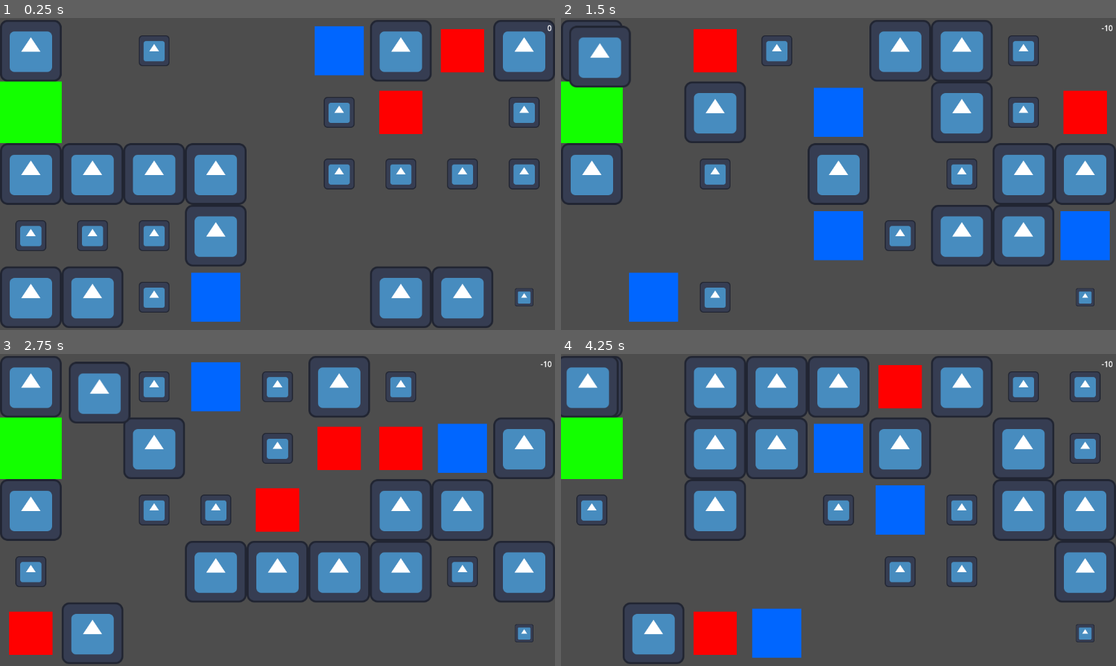
Above: before the commit, frames 1-4 (two rows, left to right).
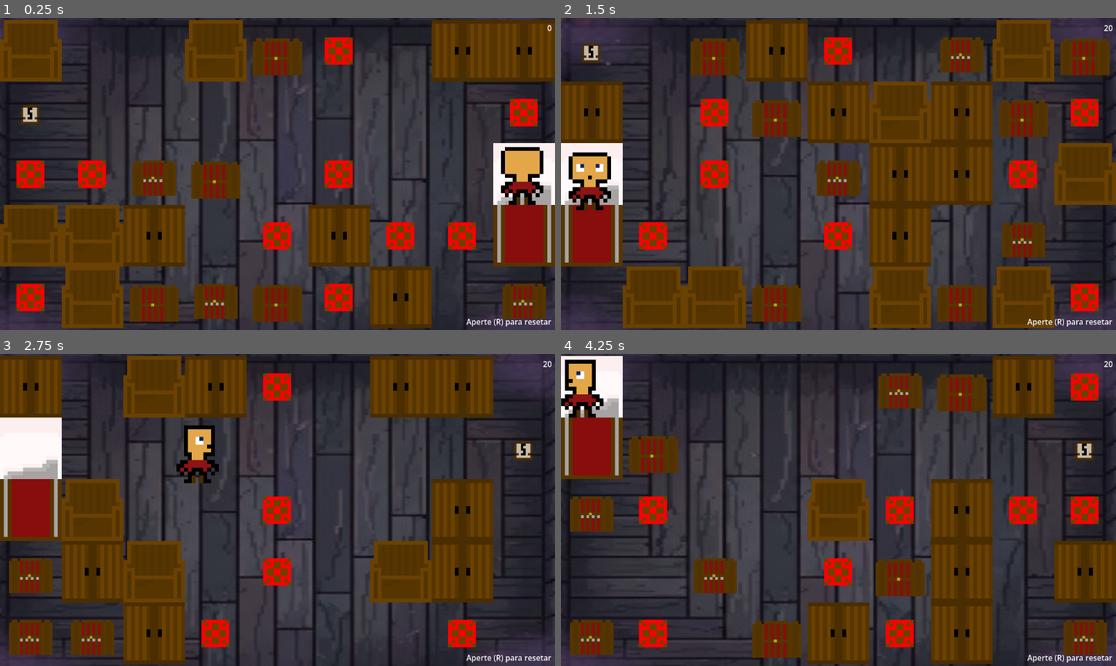
Above: after the commit, the same moments.

Repository: ODonegatti/GameJamGodot4
Game: Godot game, scene res://Cenas/main.tscn
The game is run twice, just before and just after one commit, with the same random seed, the same clock (stepped at 60 frames per second) and the same inputs. The engine's default icon, where the game draws it, is replaced by a stand-in: a white triangle on a blue panel in a dark square.
Inputs:
- Up to frame 1 (0.25 s): no input
- Up to frame 2 (1.5 s): tap R (reset) at 0.5, 1.25 s; hold D (right) 0.53-1.28 s; hold Down (down) from 1.28 s (still down)
- Up to frame 3 (2.75 s): tap R (reset) at 2 s; release Down (down) at 2.03 s; hold D (right) from 2.03 s (still down)
- Up to frame 4 (4.25 s): tap R (reset) at 2.75, 3.5, 4.15 s; release D (right) at 2.78 s; hold W (up) 2.78-3.53 s; hold A (left) from 3.53 s (still down)

The runs differ from the first frame. In frame 1, 77% of the frame differs, in the area x 0-100%, y 0-100%; in frame 2, 81%; in frame 3, 81%; in frame 4, 80%.

Commit message:
VErsão funcional sem musica e menu

Diff:
--- a/fast-despertador/Cenas/main.tscn
+++ b/fast-despertador/Cenas/main.tscn
@@ -10,14 +10,16 @@
 [ext_resource type="PackedScene" uid="uid://bs6xyhjowynwc" path="res://Entidades/ObjetosDoQuarto/puff.tscn" id="5_btbr3"]
 [ext_resource type="PackedScene" uid="uid://bm5ojl0ie4xdd" path="res://Entidades/ObjetosDoQuarto/travesseiro.tscn" id="5_qns0q"]
 [ext_resource type="PackedScene" uid="uid://n71fkc63xxts" path="res://Entidades/mimic.tscn" id="6_jjrtw"]
+[ext_resource type="PackedScene" uid="uid://o3bt30wsuxy6" path="res://Sprites/mimic_jump_scare.tscn" id="7_me8gh"]
 [ext_resource type="PackedScene" uid="uid://p18nxi18rvu" path="res://UI/score.tscn" id="10_7yi6i"]
+[ext_resource type="Texture2D" uid="uid://npgqv17o0vvg" path="res://Sprites/comet-1780313685436-kpr5p10-removebg-preview.png" id="12_irhh0"]
 
 [sub_resource type="RectangleShape2D" id="RectangleShape2D_btbr3"]
 size = Vector2(11.687508, 1156.5)
 
 [node name="Main" type="Node2D" unique_id=1808889044]
 
-[node name="Quarto" type="Node2D" parent="." unique_id=744375203 node_paths=PackedStringArray("pillow", "score") groups=["quarto"]]
+[node name="Quarto" type="Node2D" parent="." unique_id=744375203 node_paths=PackedStringArray("alarm", "pillow", "score") groups=["quarto"]]
 position = Vector2(64, 64)
 script = ExtResource("1_ruij7")
 wardrobe = ExtResource("2_qns0q")
@@ -25,13 +27,15 @@
 chest = ExtResource("4_x6di6")
 puff = ExtResource("5_btbr3")
 mimic = ExtResource("6_jjrtw")
+mimic_jumpscare = ExtResource("7_me8gh")
 bed = ExtResource("3_ja1os")
-alarm = ExtResource("3_lb8y5")
+alarm = NodePath("../Despertador")
 pillow = NodePath("../Travesseiro")
 score = NodePath("../Score")
 
 [node name="Player" parent="." unique_id=398665468 node_paths=PackedStringArray("quarto") instance=ExtResource("1_x3hk2")]
-position = Vector2(985, 238)
+position = Vector2(-343, 97)
+speed = 500.0
 quarto = NodePath("../Quarto")
 
 [node name="Camera2D" type="Camera2D" parent="." unique_id=253383055]
@@ -45,27 +49,43 @@
 [node name="StaticBody2D4" type="StaticBody2D" parent="ParedesInvisiveis" unique_id=1357972318]
 
 [node name="CollisionShape2D" type="CollisionShape2D" parent="ParedesInvisiveis/StaticBody2D4" unique_id=420805391]
-position = Vector2(1153, 326)
+position = Vector2(1162, 334)
 shape = SubResource("RectangleShape2D_btbr3")
 
 [node name="StaticBody2D3" type="StaticBody2D" parent="ParedesInvisiveis" unique_id=48435777]
 
 [node name="CollisionShape2D" type="CollisionShape2D" parent="ParedesInvisiveis/StaticBody2D3" unique_id=1513641614]
-position = Vector2(570.75, 642.25)
+position = Vector2(576, 655)
 rotation = -1.5707964
 shape = SubResource("RectangleShape2D_btbr3")
 
 [node name="StaticBody2D2" type="StaticBody2D" parent="ParedesInvisiveis" unique_id=1270742429]
 
 [node name="CollisionShape2D" type="CollisionShape2D" parent="ParedesInvisiveis/StaticBody2D2" unique_id=1036871444]
-position = Vector2(568, -6)
+position = Vector2(579, -10)
 rotation = 1.5707964
 shape = SubResource("RectangleShape2D_btbr3")
 
 [node name="StaticBody2D" type="StaticBody2D" parent="ParedesInvisiveis" unique_id=1538430964]
 
 [node name="CollisionShape2D" type="CollisionShape2D" parent="ParedesInvisiveis/StaticBody2D" unique_id=467640525]
-position = Vector2(-5.5, 320.5)
+position = Vector2(-13, 321)
 shape = SubResource("RectangleShape2D_btbr3")
 
 [node name="Score" parent="." unique_id=14211412 instance=ExtResource("10_7yi6i")]
+
+[node name="Despertador" parent="." unique_id=1154436889 instance=ExtResource("3_lb8y5")]
+position = Vector2(-329.4917, 177.53558)
+
+[node name="Label" type="Label" parent="." unique_id=1011918445]
+offset_left = 968.0
+offset_top = 615.0
+offset_right = 1145.0
+offset_bottom = 638.0
+text = "Aperte (R) para resetar"
+
+[node name="Comet1780313685436Kpr5p10RemovebgPreview" type="Sprite2D" parent="." unique_id=1796331436]
+z_index = -10
+position = Vector2(571.00006, 276)
+scale = Vector2(3.6877503, 2.2825)
+texture = ExtResource("12_irhh0")
--- a/fast-despertador/Entidades/ObjetosDoQuarto/armario.tscn
+++ b/fast-despertador/Entidades/ObjetosDoQuarto/armario.tscn
@@ -1,6 +1,6 @@
 [gd_scene format=3 uid="uid://cgn2gea16uusb"]
 
-[ext_resource type="Texture2D" uid="uid://domj0vu6wxpo0" path="res://icon.svg" id="1_7hvsh"]
+[ext_resource type="Texture2D" uid="uid://drtlfqoo6pbg0" path="res://Sprites/New Piskel (9).png" id="1_aspt5"]
 
 [sub_resource type="RectangleShape2D" id="RectangleShape2D_bq3il"]
 size = Vector2(129, 130)
@@ -9,7 +9,7 @@
 metadata/_edit_group_ = true
 
 [node name="Sprite2D" type="Sprite2D" parent="." unique_id=1975627751]
-texture = ExtResource("1_7hvsh")
+texture = ExtResource("1_aspt5")
 
 [node name="CollisionShape2D" type="CollisionShape2D" parent="." unique_id=1260350630]
 scale = Vector2(0.9, 0.9)
--- a/fast-despertador/Entidades/ObjetosDoQuarto/bau.tscn
+++ b/fast-despertador/Entidades/ObjetosDoQuarto/bau.tscn
@@ -1,6 +1,6 @@
 [gd_scene format=3 uid="uid://cqww1f7n2qpnf"]
 
-[ext_resource type="Texture2D" uid="uid://ehlowqgajgo2" path="res://New Piskel (3).png" id="1_x6unx"]
+[ext_resource type="Texture2D" uid="uid://cut6ww2n7innd" path="res://Sprites/New Piskel (14).png" id="1_x6unx"]
 [ext_resource type="Script" uid="uid://oq08e3avkjj8" path="res://Scripts/chest.gd" id="2_5mbbj"]
 
 [sub_resource type="RectangleShape2D" id="RectangleShape2D_hcral"]
--- a/fast-despertador/Entidades/ObjetosDoQuarto/bola.tscn
+++ b/fast-despertador/Entidades/ObjetosDoQuarto/bola.tscn
@@ -1,16 +1,17 @@
 [gd_scene format=3 uid="uid://cco24s8lbvepp"]
 
-[ext_resource type="Texture2D" uid="uid://domj0vu6wxpo0" path="res://icon.svg" id="1_vccbg"]
+[ext_resource type="Texture2D" uid="uid://dbaimmedcll8c" path="res://Sprites/New Piskel (11).png" id="1_8lay1"]
 
 [sub_resource type="RectangleShape2D" id="RectangleShape2D_nes3p"]
 size = Vector2(126, 127)
 
 [node name="Bola" type="StaticBody2D" unique_id=776728521]
 scale = Vector2(0.5, 0.5)
-metadata/_edit_group_ = true
 
 [node name="Sprite2D" type="Sprite2D" parent="." unique_id=1448553747]
-texture = ExtResource("1_vccbg")
+position = Vector2(56, 44)
+scale = Vector2(1.7968751, 1.7812502)
+texture = ExtResource("1_8lay1")
 
 [node name="CollisionShape2D" type="CollisionShape2D" parent="." unique_id=1537716040]
 scale = Vector2(0.9, 0.9)
--- a/fast-despertador/Entidades/ObjetosDoQuarto/cama.tscn
+++ b/fast-despertador/Entidades/ObjetosDoQuarto/cama.tscn
@@ -1,12 +1,11 @@
 [gd_scene format=3 uid="uid://b32q4fj72mpvd"]
 
-[ext_resource type="Texture2D" uid="uid://cub21iegtwafo" path="res://New Piskel (5).png" id="1_tnvne"]
+[ext_resource type="Texture2D" uid="uid://cte33xkqy6ovl" path="res://Sprites/New Piskel (13).png" id="1_tnvne"]
 
 [sub_resource type="RectangleShape2D" id="RectangleShape2D_losd2"]
 size = Vector2(123, 129)
 
 [node name="Cama" type="StaticBody2D" unique_id=1752334826 groups=["cama"]]
-z_index = 3
 metadata/_edit_group_ = true
 
 [node name="CollisionShape2D" type="CollisionShape2D" parent="." unique_id=930388871]
--- a/fast-despertador/Entidades/ObjetosDoQuarto/despertador.tscn
+++ b/fast-despertador/Entidades/ObjetosDoQuarto/despertador.tscn
@@ -1,7 +1,7 @@
 [gd_scene format=3 uid="uid://3mu1la5b62s0"]
 
 [ext_resource type="Script" uid="uid://b7wr4jdko8wjh" path="res://Scripts/despertador.gd" id="1_eiwud"]
-[ext_resource type="Texture2D" uid="uid://domj0vu6wxpo0" path="res://icon.svg" id="1_s6e52"]
+[ext_resource type="Texture2D" uid="uid://b6f1ls7ij5hq2" path="res://Sprites/New Piskel (7).png" id="2_eiwud"]
 
 [sub_resource type="RectangleShape2D" id="RectangleShape2D_lxdj2"]
 size = Vector2(37, 39)
@@ -11,10 +11,13 @@
 metadata/_edit_group_ = true
 
 [node name="CollisionShape2D" type="CollisionShape2D" parent="." unique_id=843314192]
+position = Vector2(63, 69)
 shape = SubResource("RectangleShape2D_lxdj2")
 
 [node name="Sprite2D" type="Sprite2D" parent="." unique_id=139661575]
-scale = Vector2(0.3, 0.3)
-texture = ExtResource("1_s6e52")
+position = Vector2(43, 49.000004)
+scale = Vector2(0.60156256, 0.6171875)
+texture = ExtResource("2_eiwud")
+centered = false
 
 [connection signal="body_entered" from="." to="." method="_on_body_entered"]
--- a/fast-despertador/Entidades/ObjetosDoQuarto/puff.tscn
+++ b/fast-despertador/Entidades/ObjetosDoQuarto/puff.tscn
@@ -1,6 +1,6 @@
 [gd_scene format=3 uid="uid://bs6xyhjowynwc"]
 
-[ext_resource type="Texture2D" uid="uid://domj0vu6wxpo0" path="res://icon.svg" id="1_ta8ws"]
+[ext_resource type="Texture2D" uid="uid://b6j413sr5mx12" path="res://Sprites/New Piskel (12).png" id="1_sqh1u"]
 
 [sub_resource type="RectangleShape2D" id="RectangleShape2D_0uyem"]
 size = Vector2(125, 122)
@@ -9,7 +9,7 @@
 metadata/_edit_group_ = true
 
 [node name="Sprite2D" type="Sprite2D" parent="." unique_id=394067125]
-texture = ExtResource("1_ta8ws")
+texture = ExtResource("1_sqh1u")
 
 [node name="CollisionShape2D" type="CollisionShape2D" parent="." unique_id=450534313]
 scale = Vector2(0.9, 0.9)
--- a/fast-despertador/Entidades/ObjetosDoQuarto/travesseiro.tscn
+++ b/fast-despertador/Entidades/ObjetosDoQuarto/travesseiro.tscn
@@ -1,6 +1,6 @@
 [gd_scene format=3 uid="uid://bm5ojl0ie4xdd"]
 
-[ext_resource type="Texture2D" uid="uid://domj0vu6wxpo0" path="res://icon.svg" id="1_xd50d"]
+[ext_resource type="Texture2D" uid="uid://di080qfoxo53c" path="res://Sprites/New Piskel (10).png" id="1_uhawo"]
 
 [sub_resource type="RectangleShape2D" id="RectangleShape2D_8wp68"]
 size = Vector2(125, 126)
@@ -10,7 +10,9 @@
 metadata/_edit_group_ = true
 
 [node name="Sprite2D" type="Sprite2D" parent="." unique_id=1382294626]
-texture = ExtResource("1_xd50d")
+texture = ExtResource("1_uhawo")
+centered = false
 
 [node name="CollisionShape2D" type="CollisionShape2D" parent="." unique_id=1459979108]
+position = Vector2(64, 65)
 shape = SubResource("RectangleShape2D_8wp68")
--- a/fast-despertador/Entidades/mimic.tscn
+++ b/fast-despertador/Entidades/mimic.tscn
@@ -1,6 +1,6 @@
 [gd_scene format=3 uid="uid://n71fkc63xxts"]
 
-[ext_resource type="Texture2D" uid="uid://scftqn8braet" path="res://New Piskel (2).png" id="1_802so"]
+[ext_resource type="Texture2D" uid="uid://o1i7urem7i3i" path="res://Sprites/New Piskel (15).png" id="1_802so"]
 [ext_resource type="Script" uid="uid://dlhwwvr8sdpxt" path="res://Scripts/mimic.gd" id="1_qiadu"]
 
 [sub_resource type="SpriteFrames" id="SpriteFrames_2p2t5"]
--- a/fast-despertador/Entidades/player.tscn
+++ b/fast-despertador/Entidades/player.tscn
@@ -1,16 +1,65 @@
 [gd_scene format=3 uid="uid://5xdw1in1b6kw"]
 
 [ext_resource type="Script" uid="uid://7accby67y3pl" path="res://Scripts/player.gd" id="1_1mtym"]
-[ext_resource type="Texture2D" uid="uid://domj0vu6wxpo0" path="res://icon.svg" id="2_vcobw"]
+[ext_resource type="Texture2D" uid="uid://cgpdgc4swjmk7" path="res://New Piskel (6).png" id="2_1mtym"]
+[ext_resource type="Texture2D" uid="uid://tpwx58fb4usp" path="res://Sprites/New Piskel (8).png" id="3_vcobw"]
+
+[sub_resource type="AtlasTexture" id="AtlasTexture_ocv5n"]
+atlas = ExtResource("3_vcobw")
+region = Rect2(0, 0, 128, 128)
+
+[sub_resource type="AtlasTexture" id="AtlasTexture_q7xc8"]
+atlas = ExtResource("3_vcobw")
+region = Rect2(128, 128, 128, 128)
+
+[sub_resource type="AtlasTexture" id="AtlasTexture_2waec"]
+atlas = ExtResource("3_vcobw")
+region = Rect2(0, 128, 128, 128)
+
+[sub_resource type="AtlasTexture" id="AtlasTexture_7ftqi"]
+atlas = ExtResource("3_vcobw")
+region = Rect2(128, 0, 128, 128)
 
 [sub_resource type="SpriteFrames" id="SpriteFrames_ocv5n"]
 animations = [{
 "frames": [{
 "duration": 1.0,
-"texture": ExtResource("2_vcobw")
+"texture": ExtResource("2_1mtym")
 }],
 "loop": true,
 "name": &"default",
+"speed": 5.0
+}, {
+"frames": [{
+"duration": 1.0,
+"texture": SubResource("AtlasTexture_ocv5n")
+}],
+"loop": true,
+"name": &"down",
+"speed": 5.0
+}, {
+"frames": [{
+"duration": 1.0,
+"texture": SubResource("AtlasTexture_q7xc8")
+}],
+"loop": true,
+"name": &"left",
+"speed": 5.0
+}, {
+"frames": [{
+"duration": 1.0,
+"texture": SubResource("AtlasTexture_2waec")
+}],
+"loop": true,
+"name": &"right",
+"speed": 5.0
+}, {
+"frames": [{
+"duration": 1.0,
+"texture": SubResource("AtlasTexture_7ftqi")
+}],
+"loop": true,
+"name": &"up",
 "speed": 5.0
 }]
 
@@ -20,11 +69,15 @@
 [node name="Player" type="CharacterBody2D" unique_id=398665468 groups=["player"]]
 z_index = 5
 script = ExtResource("1_1mtym")
+speed = null
 metadata/_edit_group_ = true
 
 [node name="AnimatedSprite2D" type="AnimatedSprite2D" parent="." unique_id=1742057806]
 sprite_frames = SubResource("SpriteFrames_ocv5n")
+animation = &"up"
+centered = false
 
 [node name="CollisionShape2D" type="CollisionShape2D" parent="." unique_id=557920248]
+position = Vector2(64, 65)
 scale = Vector2(0.9, 0.9)
 shape = SubResource("RectangleShape2D_q7xc8")
--- a/fast-despertador/Scripts/mimic.gd
+++ b/fast-despertador/Scripts/mimic.gd
@@ -17,5 +17,5 @@
 
 	if player:
 		if body == player:
-			body.score -= 10
-			print("Morreu") # Replace with function body.
+			player.life -= 10000
+			print("Morreu")
--- a/fast-despertador/Scripts/player.gd
+++ b/fast-despertador/Scripts/player.gd
@@ -1,25 +1,52 @@
 extends CharacterBody2D
-@export var speed = 500
+@export var speed: float = 500
 var pillow: Area2D
 @export var quarto: Node2D
 var score = 0
-
+var life = 100
+@onready var anim = $AnimatedSprite2D
+signal Morreu
+var can_move = true
 # Called when the node enters the scene tree for the first time.
 func _ready() -> void:
-	var anim = $AnimatedSprite2D
+
 	pillow = get_tree().get_first_node_in_group("travesseiro")
 
 	if pillow:
 		global_position = pillow.position
 
 func _physics_process(delta):
-	get_input()
-	move_and_slide()
+	if can_move:
+		get_input()
+		move_and_slide()
+	if life <= 0:
+		emit_signal("Morreu")
+	if Input.is_action_just_pressed("reset"):
+		if quarto:
+			quarto.start()
+
 
 func get_input():
 	var input_direction = Input.get_vector("left", "right", "up", "down")
+
 	velocity = input_direction * speed
 
-	if Input.is_action_just_pressed("reset"):
-		if quarto:
-			quarto.start()
+	update_animation(input_direction)
+
+
+
+func update_animation(dir: Vector2):
+	if dir == Vector2.ZERO:
+		anim.stop() # ou anim.play("idle") se você tiver
+		return
+
+	if abs(dir.x) > abs(dir.y):
+		if dir.x > 0:
+			anim.play("right")
+		else:
+			anim.play("left")
+	else:
+		if dir.y > 0:
+			anim.play("down")
+		else:
+			anim.play("up")
--- a/fast-despertador/Scripts/quarto.gd
+++ b/fast-despertador/Scripts/quarto.gd
@@ -5,6 +5,26 @@
 var grid_height = 5
 var cell_size = 128
 var plays = 0
+var mimics = 0
+
+var positions_bed_pillow = [[Vector2(0,0),Vector2(0,1)],
+[Vector2(0,1), Vector2(0,2)],
+[Vector2(0,2), Vector2(0,3)],
+[Vector2(0,3), Vector2(0,4)],
+[Vector2(8,0), Vector2(8,1)],
+[Vector2(8,1), Vector2(8,2)],
+[Vector2(8,2), Vector2(8,3)],
+[Vector2(8,3), Vector2(8,4)]]
+var positions_alarm = [Vector2(0,0),
+Vector2(0,1),
+Vector2(0,2),
+Vector2(0,3),
+Vector2(0,4),
+Vector2(8,0),
+Vector2(8,1),
+Vector2(8,2),
+Vector2(8,3),
+Vector2(8,4)]
 
 # Cena do objeto que será instanciado
 #@export var object_scene: PackedScene
@@ -13,142 +33,205 @@
 @export var chest: PackedScene
 @export var puff: PackedScene
 @export var mimic: PackedScene
+@export var mimic_jumpscare: PackedScene
 
 @export var bed: PackedScene
-@export var alarm: PackedScene
+@export var alarm: Area2D
 @export var pillow: Area2D
 
 @export var score: Label
 
 var player: CharacterBody2D
 var objetos: Array[StaticBody2D]= []
-var enemies: Array[CharacterBody2D]
+var enemies: Array[CharacterBody2D] = []
+var jumpscares: Array[Sprite2D]
+
+
 
 
 
 func _physics_process(delta: float) -> void:
 	if player:
 		var pontuacao = player.score
-
 		score.text = str(pontuacao)
 
 func _ready():
-
 	player = get_tree().get_first_node_in_group("player")
-
 	if player:
 		start()
+		player.connect("Morreu", Callable(self, "_on_player_morreu"))
+
 
 
 
 func start():
 	var positions = []
 	plays += 1
-
-	player.global_position = pillow.global_position
+	player.can_move = true
+	player.life = 100
 
 	clear_entities()
+	var position_bed = randi() % 8
+	var position_alarm = randi() % 10
+	while(position_alarm == position_bed):
+		position_alarm = randi() % 10
+
 
 	# Gera todas as posições possíveis no grid
 	for x in range(grid_width):
 		for y in range(grid_height):
 			positions.append(Vector2(x, y))
-
 	#Gerador de rota simples
 	var caminho = []
-	var posicao = Vector2(1, 0)
-
+	var posicao
+	if position_bed < 4:
+		posicao = positions_bed_pillow[position_bed][0] + Vector2(1, 0)
+	else:
+		posicao = positions_bed_pillow[position_bed][0] - Vector2(1, 0)
 
 	while true :
 		caminho.append(Vector2(posicao))
-		if posicao.x == 8 and posicao.y == 4 :
+		if posicao == positions_alarm[position_alarm]:
 			break
-
-		var escolha = randi() % 2
-
-		if posicao.x == 8 or escolha :
-			posicao.y += 1
-		elif posicao.y == 4 or not escolha or posicao.x == 0 :
-			posicao.x += 1
-		posicao.x = clamp(posicao.x, 0, 8)
-		posicao.y = clamp(posicao.y, 0, 4)
-
+		var direcoes = []
+
+# Direções que aproximam do objetivo
+		if posicao.x < positions_alarm[position_alarm].x:
+			direcoes.append(Vector2.RIGHT)
+
+		elif posicao.x > positions_alarm[position_alarm].x:
+			direcoes.append(Vector2.LEFT)
+
+		if posicao.y < positions_alarm[position_alarm].y:
+			direcoes.append(Vector2.DOWN)
+
+		elif posicao.y > positions_alarm[position_alarm].y:
+			direcoes.append(Vector2.UP)
+
+# Chance de adicionar desvios
+		if randi() % 100 < 30:
+			direcoes.append(Vector2.LEFT)
+			direcoes.append(Vector2.RIGHT)
+			direcoes.append(Vector2.UP)
+			direcoes.append(Vector2.DOWN)
+
+# Escolhe uma direção aleatória
+		var tentativa = posicao + direcoes[randi() % direcoes.size()]
+
+# Mantém dentro do grid
+		tentativa.x = clamp(tentativa.x, 0, 8)
+		tentativa.y = clamp(tentativa.y, 0, 4)
+
+		posicao = tentativa
 	# Instancia objetos em posições aleatórias
+	# Posições da cama e despertador
+	var pos_bed = positions_bed_pillow[position_bed][1]
+	var pos_pillow = positions_bed_pillow[position_bed][0]
+	var pos_alarm = positions_alarm
+
+# Instancia cama
+	var obj_bed = bed.instantiate()
+	#var obj_pillow = pillow.instantiate()
+	obj_bed.position = pos_bed * cell_size
+	pillow.position = pos_pillow * cell_size
+	add_child(obj_bed)
+	objetos.append(obj_bed)
+
+	player.global_position = pillow.global_position
+
+
+# Instancia despertador
+	#var obj_alarm = alarm.instantiate()
+	alarm.position = pos_alarm[position_alarm] * cell_size
+
+
+# Posiciona player/travesseiro
+	#player.global_position = pos_bed * cell_size
+
+# Gera objetos do mapa
 	for pos in positions:
 
-		if pos == Vector2(0, 0) and plays <= 1:
-			var obj3 = pillow
-			obj3.global_position = Vector2(64, 64)
-			#add_child(obj3)
-
-		elif pos == Vector2(8, 4) and plays <= 1:
-			var obj2 = alarm.instantiate()
-			obj2.position = pos * cell_size
-			add_child(obj2)
-
-
-		elif pos == Vector2(0, 1) and plays <= 1:
-			var obj1 = bed.instantiate()
-			obj1.position = pos * cell_size
-			add_child(obj1)
-
-
-		elif pos in caminho or pos == Vector2(1, 0) or pos == Vector2(1, 1):
+	# Não gera nada no caminho
+		if pos in caminho:
+			continue
+
+	# Não gera em cima da cama
+		if pos == pos_bed:
+			continue
+
+	# Não gera em cima do despertador
+		if pos == pos_alarm[position_alarm]:
+			continue
+
+		if pos == pos_pillow:
+			continue
+
+		var intRng = randi() % 10
+
+		if intRng in [0, 1, 2]:
 			pass
 
-		elif pos == Vector2(0, 0) or pos == Vector2(0,1):
-			pass
-
-		else:
-			var intRng = randi() % 10
-			if intRng in [0, 1, 2]:
-				pass
-
-			elif intRng in [3, 4]:
-				var obj4 = wardrobe.instantiate()
-				obj4.position = pos * cell_size
-				add_child(obj4)
-				objetos.append(obj4)
-
-			elif intRng in [5, 6]:
-				var obj4 = ball.instantiate()
-				obj4.position = pos * cell_size
-				add_child(obj4)
-				objetos.append(obj4)
-
-			elif intRng == 7:
-				var obj4 = chest.instantiate()
-				obj4.position = pos * cell_size
-				add_child(obj4)
-				objetos.append(obj4)
-
-			elif intRng == 8 and pos != Vector2(0, 1):
-				var obj4 = mimic.instantiate()
-				obj4.position = pos * cell_size
-				add_child(obj4)
-				enemies.append(obj4)
-
-			elif intRng == 9:
-				var obj4 = puff.instantiate()
-				obj4.position = pos * cell_size
-				add_child(obj4)
-				objetos.append(obj4)
+		elif intRng in [3, 4]:
+			var obj = wardrobe.instantiate()
+			obj.position = pos * cell_size
+			add_child(obj)
+			objetos.append(obj)
+
+		elif intRng in [5, 6]:
+			var obj = ball.instantiate()
+			obj.position = pos * cell_size
+			add_child(obj)
+			objetos.append(obj)
+
+		elif intRng == 7:
+			var obj = chest.instantiate()
+			obj.position = pos * cell_size
+			add_child(obj)
+			objetos.append(obj)
+
+		elif intRng == 8:
+			var obj = mimic.instantiate()
+			obj.position = pos * cell_size
+			add_child(obj)
+			enemies.append(obj)
+
+		elif intRng == 9:
+			var obj = puff.instantiate()
+			obj.position = pos * cell_size
+			add_child(obj)
+			objetos.append(obj)
+
 
 func clear_entities():
-
 
 	var quantidade_objetos = 0
 	for i in objetos:
 		quantidade_objetos += 1
-
 	for i in range(quantidade_objetos):
 		objetos[i].queue_free()
 	objetos.clear()
-
 	var quantidade_enemies = 0
+	var quantidade_jumpscares = 0
 	for i in enemies:
 		quantidade_enemies += 1
-
 	for i in range(quantidade_enemies):
 		enemies[i].queue_free()
 	enemies.clear()
+	for i in jumpscares:
+		quantidade_jumpscares +=1
+
+	for i in range(quantidade_jumpscares):
+		jumpscares[i].queue_free()
+		mimics -= 1
+	jumpscares.clear()
+
+
+func _on_player_morreu():
+	if mimics < 1:
+		var jumpscare = mimic_jumpscare.instantiate()
+		add_child(jumpscare)
+		print("criou um mimic")
+		mimics += 1
+		jumpscare.global_position = get_viewport().get_visible_rect().size / 2
+		player.can_move = false
+		jumpscares.append(jumpscare)
--- /dev/null
+++ b/fast-despertador/Sprites/mimic_jump_scare.tscn
@@ -0,0 +1,9 @@
+[gd_scene format=3 uid="uid://o3bt30wsuxy6"]
+
+[ext_resource type="Texture2D" uid="uid://sj2tt785nehq" path="res://Sprites/Gemini_Generated_Image_xhk03bxhk03bxhk0.png" id="1_dwfja"]
+
+[node name="MimicJumpScare" type="Sprite2D" unique_id=432381304]
+z_index = 100
+position = Vector2(-27, 6)
+scale = Vector2(1.1523438, 0.62890625)
+texture = ExtResource("1_dwfja")
--- a/fast-despertador/UI/menu_principal.tscn
+++ b/fast-despertador/UI/menu_principal.tscn
@@ -1,6 +1,6 @@
 [gd_scene format=3 uid="uid://fo7jexsm62b2"]
 
-[ext_resource type="Texture2D" uid="uid://domj0vu6wxpo0" path="res://icon.svg" id="1_mb63o"]
+[ext_resource type="Texture2D" uid="uid://cqih5ug0bjaqd" path="res://Sprites/Gemini_Generated_Image_6nept06nept06nep.png" id="1_mb63o"]
 
 [node name="MenuPrincipal" type="Control" unique_id=870085717]
 layout_mode = 3
@@ -13,9 +13,12 @@
 grow_vertical = 2
 
 [node name="TextureRect" type="TextureRect" parent="." unique_id=1585715990]
+z_index = -6
 layout_mode = 0
-offset_right = 40.0
-offset_bottom = 40.0
+offset_left = -681.0
+offset_top = -397.0
+offset_right = 695.0
+offset_bottom = 371.0
 texture = ExtResource("1_mb63o")
 
 [node name="VBoxContainer" type="VBoxContainer" parent="." unique_id=479853302]
Binary file added: fast-despertador/New Piskel (6).png
Not shown, added: fast-despertador/New Piskel (6).png.import
Binary file added: fast-despertador/Sprites/Gemini_Generated_Image_6nept06nept06nep.png
Not shown, added: fast-despertador/Sprites/Gemini_Generated_Image_6nept06nept06nep.png.import
Binary file added: fast-despertador/Sprites/Gemini_Generated_Image_xhk03bxhk03bxhk0.png
Not shown, added: fast-despertador/Sprites/Gemini_Generated_Image_xhk03bxhk03bxhk0.png.import
Binary file added: fast-despertador/Sprites/New Piskel (10).png
Not shown, added: fast-despertador/Sprites/New Piskel (10).png.import
Binary file added: fast-despertador/Sprites/New Piskel (11).png
Not shown, added: fast-despertador/Sprites/New Piskel (11).png.import
Binary file added: fast-despertador/Sprites/New Piskel (12).png
Not shown, added: fast-despertador/Sprites/New Piskel (12).png.import
(and 14 more such lines)
